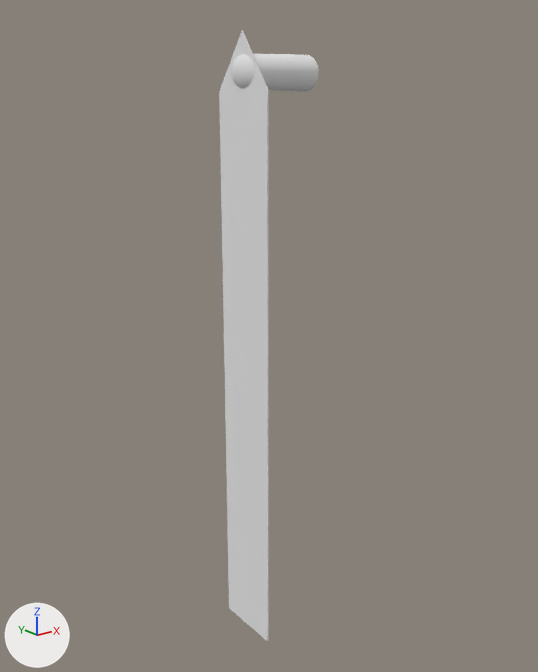
Two versions of the Blender file dev/blender/c172p-rbf.blend, one commit apart.
Both versions are drawn from a camera (50 mm lens) standing at (-0.24, -0.322, 0.079) and looking at (0.02, 0.004, -0.051). Lighting does not change. The marker at lower left points along +X, +Y and +Z. The first picture is the older version.

Objects in the first picture: 'pitotcover'.
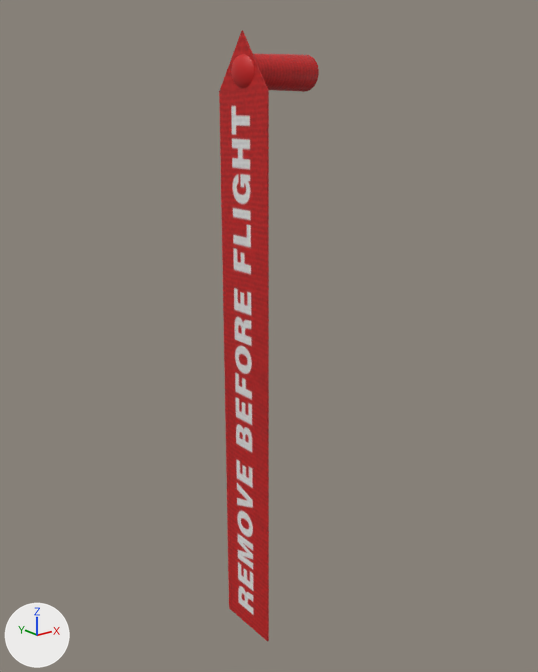
Where the change shows, as pixel boxes (x1, y1, x2, y2) in the pictures (538 x 672 px):
```json
{"object": "pitotcover", "change": "surface changed", "before": [219, 30, 319, 641], "after": [219, 30, 319, 641], "on screen": "white to red"}
```

The change, as JSON lines over the scene's bpy script:
```json
{"op": "add", "block": "img_rbf_png", "code": ["img_rbf_png = load_image('rbf.png', '../../Models/Exterior/rbf/rbf.png', 512, 128, 'sRGB')"]}
{"op": "remove", "block": "mat_rbf_001", "code": "mat_rbf_001.base_color = (0.8, 0.8, 0.8)  # white #e7e7e7"}
{"op": "set", "path": "mat_rbf_001", "old": "diffuse_material('rbf.001')", "new": "principled_material('rbf.001')"}
{"op": "add", "block": "mat_rbf_001", "code": "mat_rbf_001.texture = img_rbf_png"}
```
